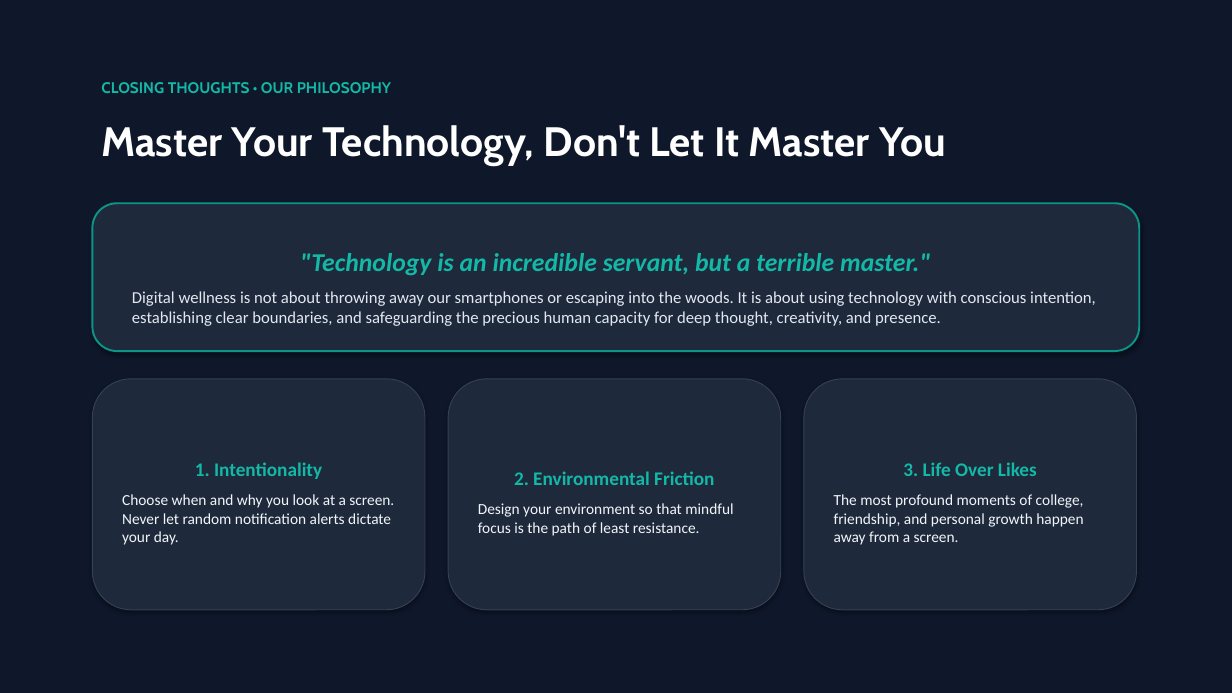
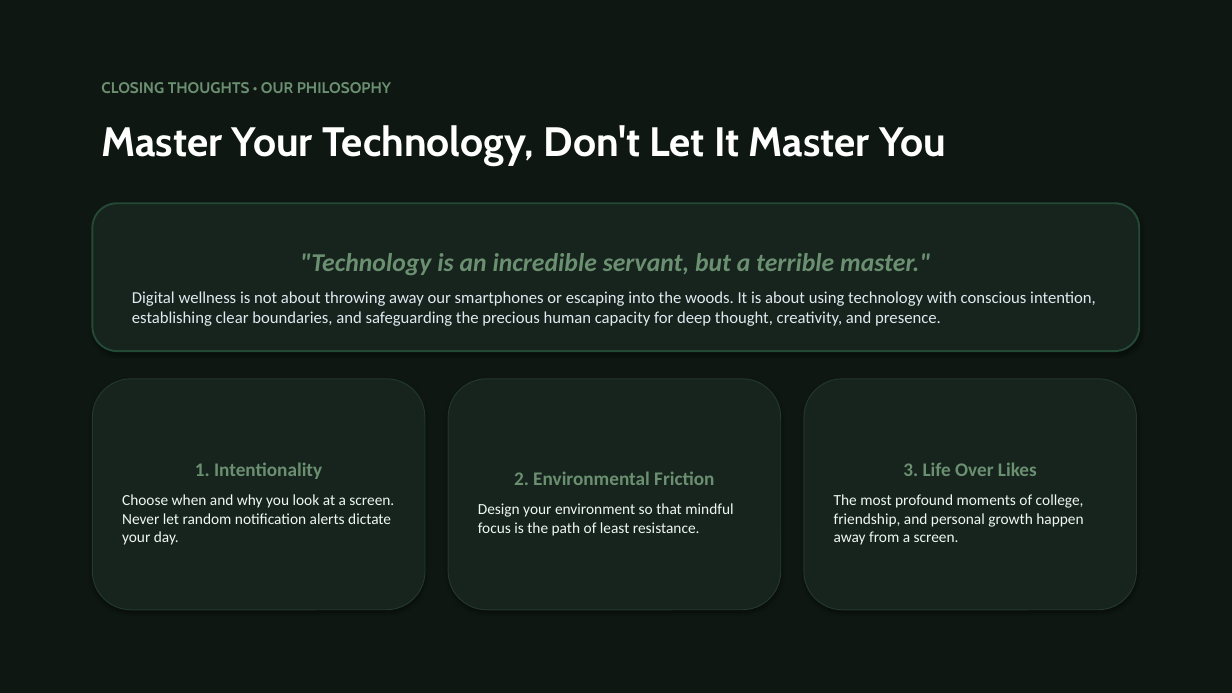
Before and after one commit to ruler1666/DWproject, a slide deck: slide 14 of ReflectHub_Digital_Wellness_Awareness.pptx. Drawn at 1232x693 pixels with LibreOffice and Linux fonts; fonts in the diff are those of the drawing. Boxes give left, top, right and bottom in pixels: in the first picture for what was removed or moved away, otherwise in the second. Text is boxed around its words. In the diff, an @@ line names an element or a change of style, - is before the commit and + after.

Commit message:
feat(ui): redesign website with Sage Green, Cream, and Forest Green color palette
- Applied user-recommended organic digital wellness palette:
  * Main background: #F7F9F5 (Cream / Warm Off-White)
  * Primary buttons: #244A36 (Deep Forest Green)
  * Secondary elements: #6B8F71 (Earthy Sage Green)
  * Cards: #FFFFFF (Pure Crisp White)
  * Highlight sections: #EAF1E8 (Soft Sage Tint)
  * Main text: #243329 (Deep Charcoal Green, WCAG AAA 12.8:1)
  * Accent: #D6A85F (Warm Golden Sand / Honey Accent)
- Replaced bright multi-colored neon gradients (#7c3aed, #2563eb, #0284c7) with solid tones and serene sage/forest/gold accents
- Calmed shadows to soft, organic slate rgba(36, 51, 41, 0.06)
- Re-captured real website screenshots with the new design system
- Rebuilt both university evaluation PowerPoint decks with updated colors and screenshots

```diff
--- a/ReflectHub_Digital_Wellness_Awareness.pptx
+++ b/ReflectHub_Digital_Wellness_Awareness.pptx
@@ rectangle at (0,0,1232,693): fill #0F172A to #0E1712 @@
@@ text "CLOSING THOUGHTS • OUR PHILOSOPHY" at (101,82,391,93): text colour #14B8A6 to #6B8F71 @@
@@ rounded rectangle ""Technology is an incredible servant, ..." at (92,203,1140,351): fill #1E293B to #16241D; outline #0D9488 1.5 pt to #244A36 1.5 pt @@
@@ text in rounded rectangle at (300,253,931,275): text colour #14B8A6 to #6B8F71 in ""Technology is an incredible servant, but a ..." @@
@@ rounded rectangle "1. Intentionality" at (92,379,425,610): text colour #14B8A6 to #6B8F71 in "1. Intentionality"; text colour #F1F5F9 to #F0F6F1 in "Choose when and why you look at ..."; fill #1E293B to #16241D; outline #334155 0.75 pt to #24382C 0.75 pt @@
@@ rounded rectangle "2. Environmental Friction" at (448,379,781,610): text colour #14B8A6 to #6B8F71 in "2. Environmental Friction"; text colour #F1F5F9 to #F0F6F1 in "Design your environment so that mindful focus ..."; fill #1E293B to #16241D; outline #334155 0.75 pt to #24382C 0.75 pt @@
@@ rounded rectangle "3. Life Over Likes" at (804,379,1137,610): text colour #14B8A6 to #6B8F71 in "3. Life Over Likes"; text colour #F1F5F9 to #F0F6F1 in "The most profound moments of college, friendship, ..."; fill #1E293B to #16241D; outline #334155 0.75 pt to #24382C 0.75 pt @@
```
Also in this commit, not shown: 14 other slides changed, 7 other files.
